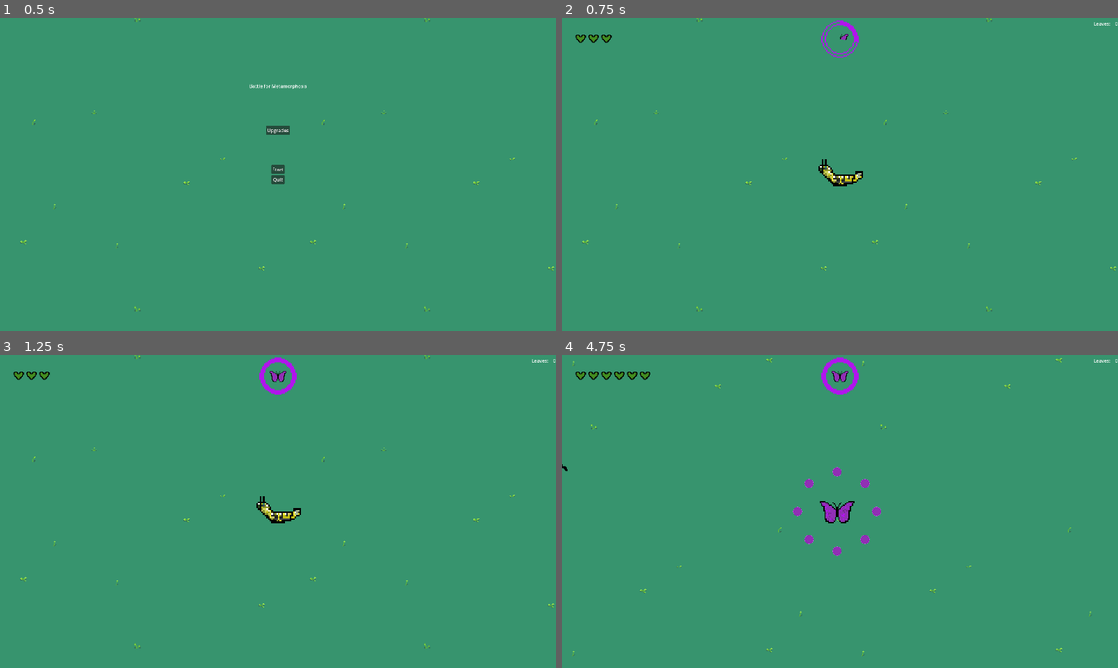
Above: before the commit, frames 1-4 (two rows, left to right).
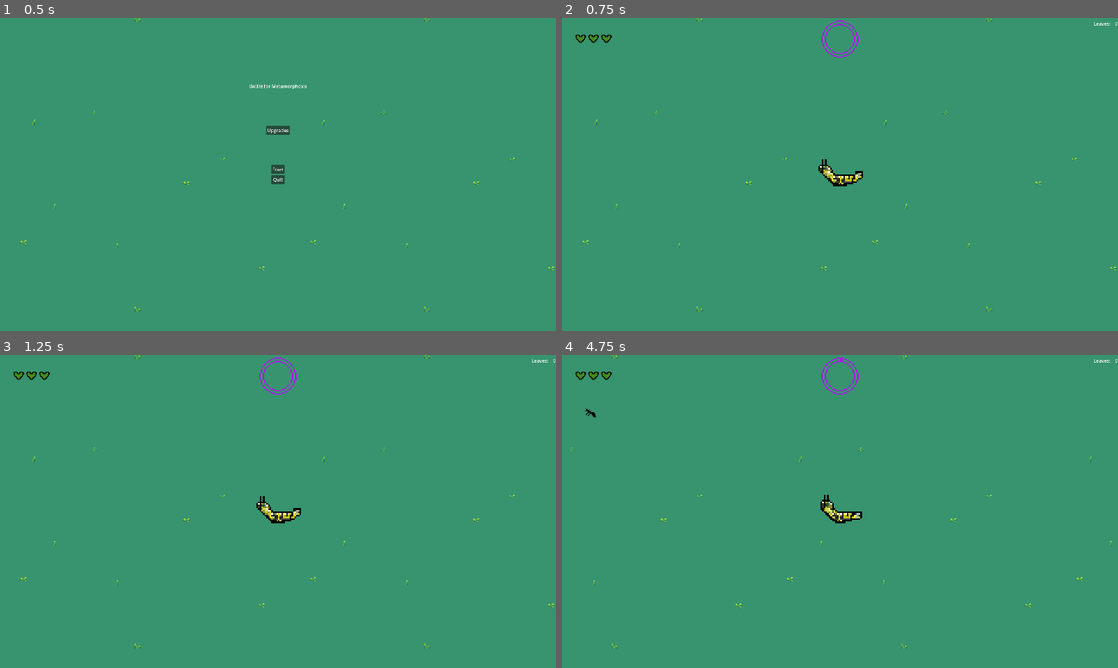
Above: after the commit, the same moments.

Repository: Armand-Alvarez/metamorphosis---jam-77
Game: Godot game, scene res://src/scenes/main.tscn
Same seed, same stepped clock (60 frames per second), same inputs: the game is played once before the commit and once after it.
Inputs (mouse positions are in pixels of both pictures, inside the frame that each line leads up to):
- Up to frame 1 (0.5 s): no input
- Up to frame 2 (0.75 s): click "Start" at 0.5 s
- Up to frame 3 (1.25 s): no input
- Up to frame 4 (4.75 s): move the mouse to (962, 495) at 1.27 s; press the mouse at (962, 495) at 1.28 s; hold D (move_right) 1.28-2.03 s; move the mouse to (728, 527) at 2.02 s; release the mouse at (728, 527) at 2.03 s; hold S (move_down) 2.03-2.78 s; tap M (spawn_mob) at 2.1, 4.35 s; move the mouse to (895, 442) at 2.77 s; hold D (move_right) 2.78-3.53 s; tap Space (ultimate) at 2.85 s; move the mouse to (812, 574) at 3.52 s; hold W (move_up) 3.53-4.28 s; click (812, 574) at 3.6 s; move the mouse to (1006, 558) at 4.27 s; hold A (move_left) from 4.28 s (still down)

Frame 1 is identical in both runs. In frame 2, less than 0.1% of the frame differs, in the area x 50-54%, y 1-8%; in frame 3, 0.2%; in frame 4, 1.3%, in the area x 0-99%, y 0-97%.

Commit message:
increased ult progress time from 0.01 -> 3 seconds since no longer debugging; Created spawn and difficulty timers to be used with spawning enemy logic

Diff:
--- a/src/scenes/game.tscn
+++ b/src/scenes/game.tscn
@@ -76,7 +76,7 @@
 texture_progress = ExtResource("6_0y17f")
 
 [node name="UltProgressTimer" type="Timer" parent="."]
-wait_time = 0.01
+wait_time = 3.0
 autostart = true
 
 [node name="Caterpillar" parent="." instance=ExtResource("1_ftrwu")]
@@ -86,4 +86,13 @@
 
 [node name="Camera2D" type="Camera2D" parent="."]
 
+[node name="SpawnTimer" type="Timer" parent="."]
+autostart = true
+
+[node name="DifficultyTimer" type="Timer" parent="."]
+wait_time = 60.0
+autostart = true
+
 [connection signal="timeout" from="UltProgressTimer" to="." method="_on_ult_progress_timer_timeout"]
+[connection signal="timeout" from="SpawnTimer" to="." method="_on_spawn_timer_timeout"]
+[connection signal="timeout" from="DifficultyTimer" to="." method="_on_difficulty_timer_timeout"]
